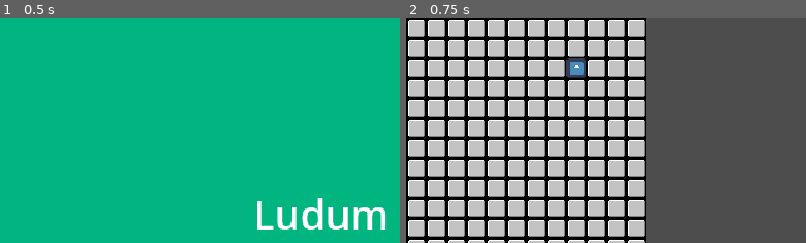
Above: before the commit, frames 1-2 (left to right).
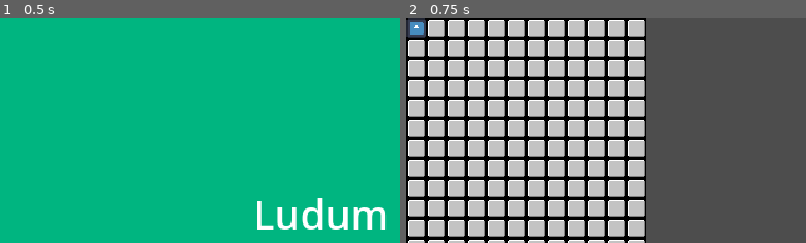
Above: after the commit, the same moments.

Repository: Burger-Bois/LD55-The-Only-Team
Game: Godot game, scene res://src/main.tscn
The game is run twice, just before and just after one commit, with the same random seed, the same clock (stepped at 60 frames per second) and the same inputs. The engine's default icon, where the game draws it, is replaced by a stand-in: a white triangle on a blue panel in a dark square.
Inputs:
- Up to frame 1 (0.5 s): no input
- Up to frame 2 (0.75 s): click "Start" at 0.5 s
The pictures show only the part of the screen within x 0-50%, y 0-50%; the shares and areas given below are measured in that part.

Frame 1 is identical in both runs. In frame 2, 0.9% of the frame differs, in the area x 0-45%, y 0-27%.

Commit message:
Add player click movement

Diff:
--- a/src/actors/actor.gd
+++ b/src/actors/actor.gd
@@ -2,9 +2,20 @@
 
 
 @export
-var coords: Vector2i
+var _coords: Vector2i
+
+var _level: Level
 
 
 func _enter_tree():
-    var level = get_parent() as Level
-    level.add_actor(coords, self)
+    _level = get_parent() as Level
+    _level.upsert_actor(self)
+
+
+func get_coords() -> Vector2i:
+    return _coords
+
+
+func set_coords(coords: Vector2i):
+    _coords = coords
+    _level.upsert_actor(self)
--- a/src/levels/level.gd
+++ b/src/levels/level.gd
@@ -2,6 +2,11 @@
 
 
 const DEFAULT_CELL_VALUE := null
+
+# Temporary
+@onready var player := $Actor as Actor
+
+var _actor_coords: Dictionary
 
 # Array[Array[Actor]]
 var _grid: Array[Array]
@@ -16,7 +21,32 @@
 
 
 func _ready():
-    # Set actor positions based on coordinates
+    update_actor_positions()
+
+
+func _input(event: InputEvent):
+    if event is InputEventMouseButton \
+            and event.button_index == MOUSE_BUTTON_LEFT \
+            and event.pressed:
+        player.set_coords(mouse_coordinates())
+        update_actor_positions()
+
+
+func upsert_actor(actor: Actor):
+    if _actor_coords.has(actor):
+        # Remove actor from old coordinates
+        var old_coords := _actor_coords[actor] as Vector2i
+        _grid[old_coords.x][old_coords.y] = null
+
+    _grid[actor.get_coords().x][actor.get_coords().y] = actor
+    _actor_coords[actor] = actor.get_coords()
+
+
+func mouse_coordinates() -> Vector2i:
+    return floor(Vector2i(get_local_mouse_position()) / Constants.CELL_SIZE)
+
+
+func update_actor_positions():
     for column_i in range(_grid.size()):
         var column = _grid[column_i]
         for row_i in range(column.size()):
@@ -25,7 +55,3 @@
                 actor.position = \
                         Vector2(column_i, row_i) * Vector2(Constants.CELL_SIZE) \
                         + Vector2(Constants.CELL_SIZE) / 2
-
-
-func add_actor(coords: Vector2i, actor: Actor):
-    _grid[coords.x][coords.y] = actor
